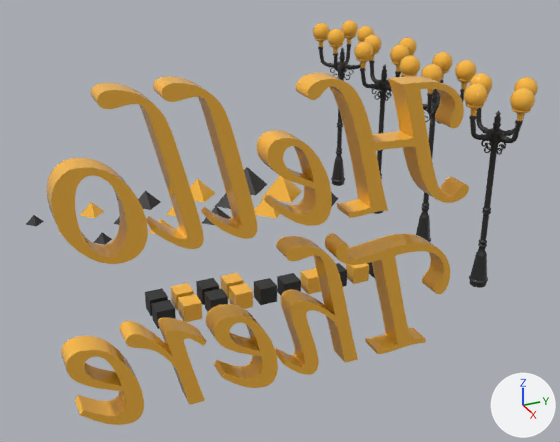
Renders of the FBX model public/models/hello.fbx from each side of a commit.
Rendered twice from a 50 mm camera at (0.1721, -0.0556, 0.093) aimed at (0.0144, 0.0154, 0.0142). Every picture has the same lights, and +X, +Y and +Z are marked at lower right. Where no turn or scale is listed for an object, it has been applied to the vertices. Vertices at the same position are counted once.

Names of what the first picture shows: 'Cube', 'Cube.001', 'Cube.004', 'Pole3', 'Pole4', 'Pole5', 'Pole6', 'pPyramid7', 'typeMesh1'.
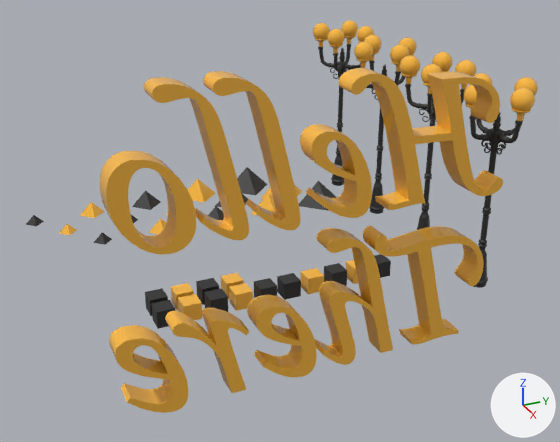
Where the newer file only moved an object's origin or applied its transform, the numbers keep the older frame.

Pixel boxes [x1, y1, x2, y2] of what changed, in the pictures (560 x 442 px):
'typeMesh1', mesh moved
    before: [47, 73, 469, 425]
    after: [100, 68, 503, 413]

The change, as a list of edits to the scene's bpy script:
```text
Change me_mesh_033:
    where me_mesh_033.from_pydata(...)  # 5370 vertices, 10716 faces; spans x -0.0048..0.0, y -0.0821..-0.0009, z -0.0334..0.0287
    used by ob_typemesh1; location = (0.0567, 0.0385, 0.0336)
    me_mesh_033 part 1: the whole mesh is moved by (0.0, 0.0085, 0.0)
```
